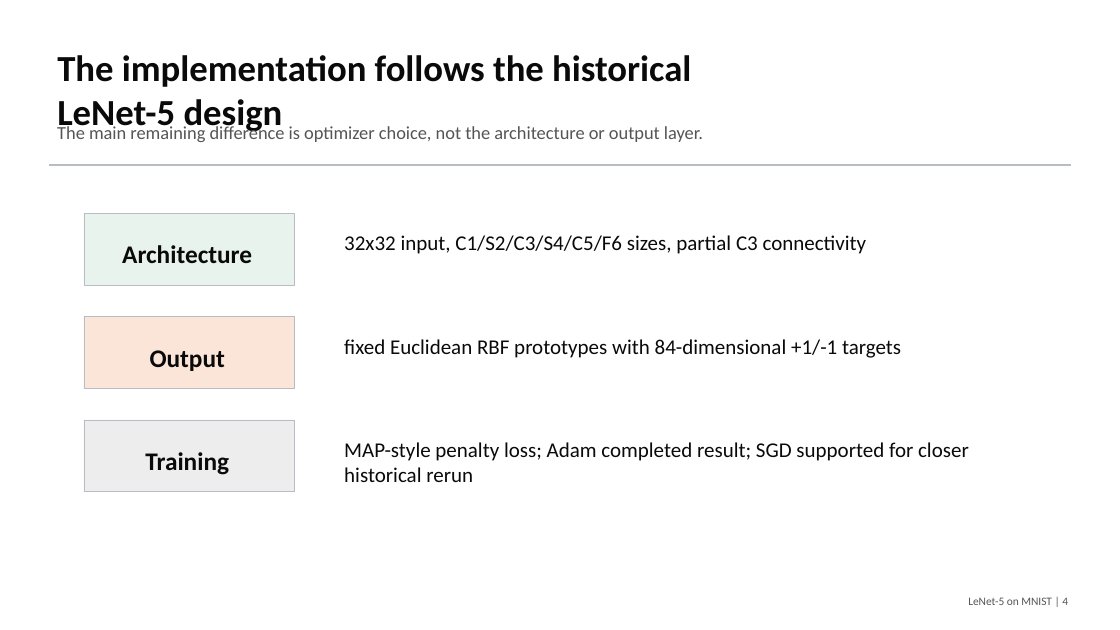
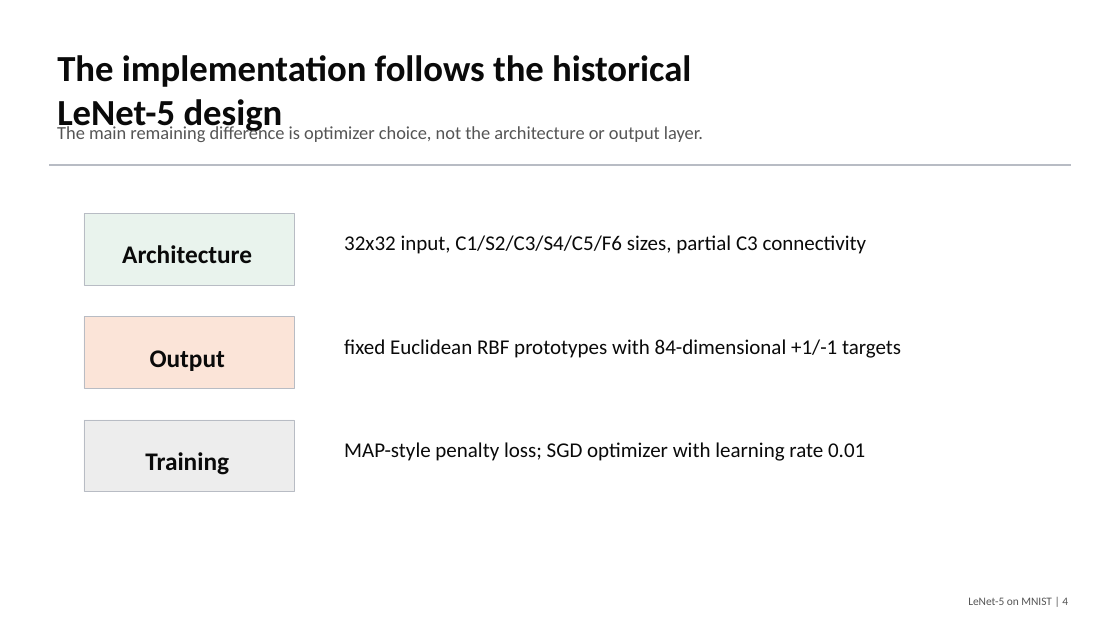
Before and after one commit to macbehnke/NN_funds_project, a slide deck: slide 4 of slides/LeNet5_MNIST_Final_Presentation.pptx. Drawn at 1120x630 pixels with LibreOffice and Linux fonts; fonts in the diff are those of the drawing. Boxes give left, top, right and bottom in pixels: in the first picture for what was removed or moved away, otherwise in the second. Text is boxed around its words. In the diff, an @@ line names an element or a change of style, - is before the commit and + after.

Commit message:
Update materials for SGD LeNet results

```diff
--- a/slides/LeNet5_MNIST_Final_Presentation.pptx
+++ b/slides/LeNet5_MNIST_Final_Presentation.pptx
@@ text at <box>344,442,865,461</box>: text changed @@
-MAP-style penalty loss; Adam completed result; SGD supported for closer historical rerun
+MAP-style penalty loss; SGD optimizer with learning rate 0.01
```
Also in this commit, not shown: 7 other slides changed, 4 other files.
